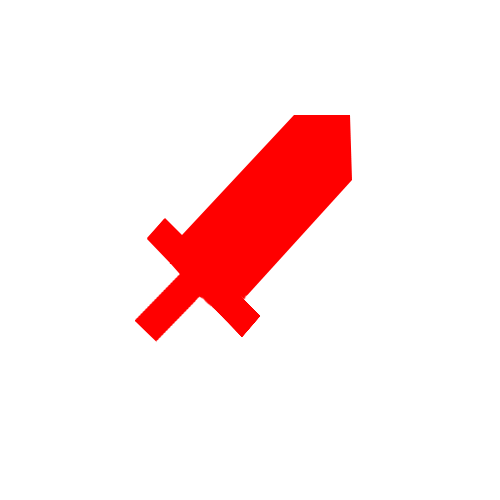
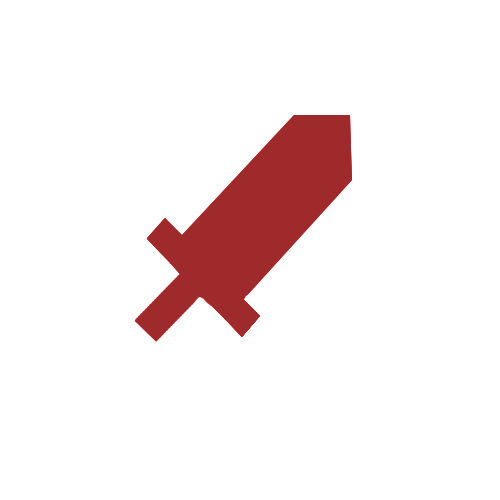
Layer changes from the first (500, 500) image to the second:
painted on "Calque 2" over bbox(135, 115, 352, 343)
